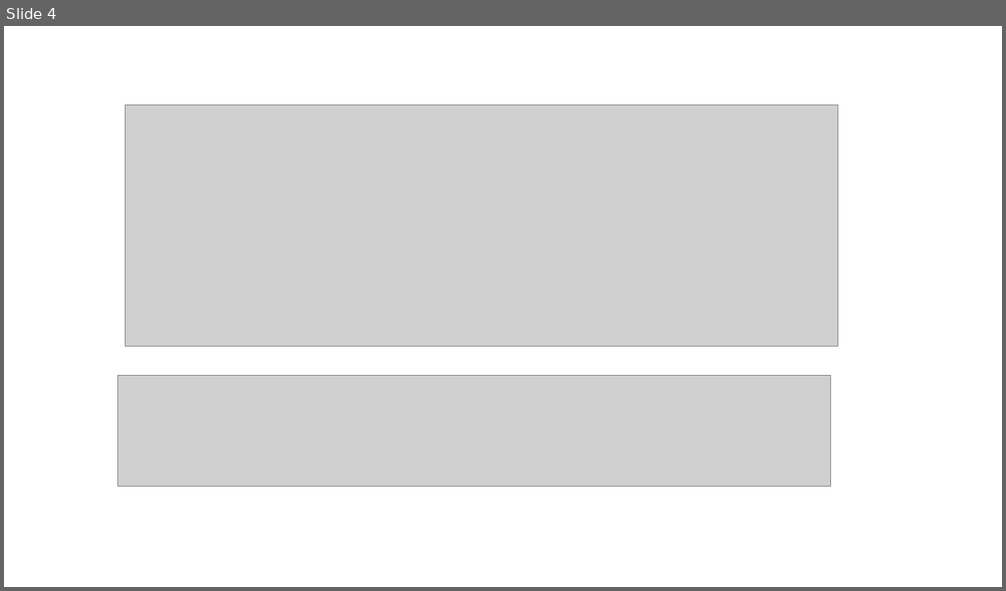
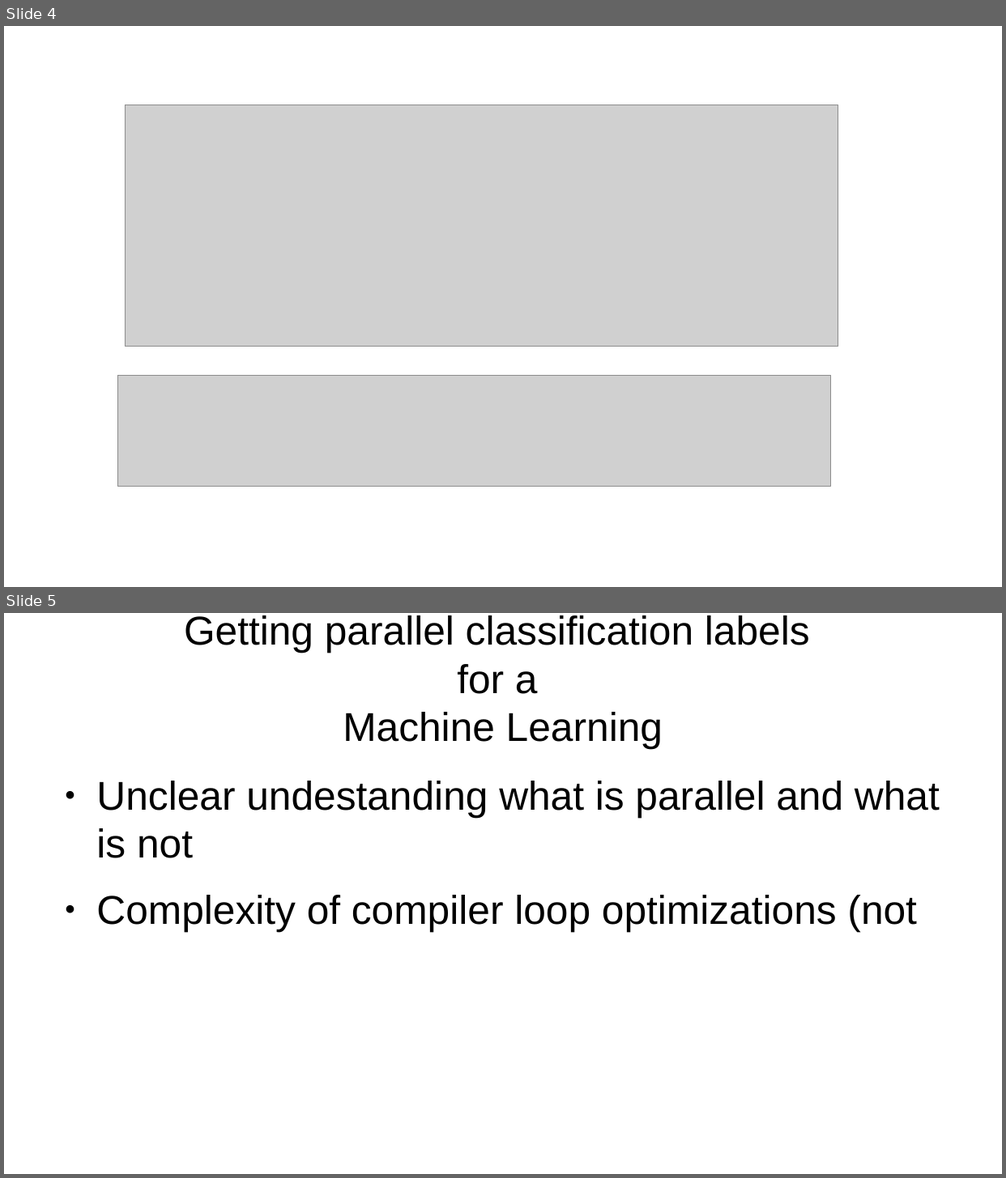
Before and after one commit to harel-coffee/PParMetrics-auto, a slide deck: PPar_lunch_talk/Learning_Loop_Parallelisability.odp. Shown one above the other, each under a label of ours: slide 4 before the commit, slides 4 and 5 after it. The pictures are 1006x591 and 1006x1178 pixels, drawn with LibreOffice and Linux fonts; fonts in the diff are those of the drawing; grey boxes stand for pictures. Boxes give left, top, right and bottom in pixels: in the first picture for what was removed or moved away, otherwise in the second. Text is boxed around its words. In the diff, an @@ line names an element or a change of style, - is before the commit and + after.

```diff
--- a/PPar_lunch_talk/Learning_Loop_Parallelisability.odp
+++ b/PPar_lunch_talk/Learning_Loop_Parallelisability.odp
@@ slide 5 added at (4,613,1002,1174), background #FFFFFF @@
@@ title added at (184,615,810,749), 32 pt, text #000000 @@
+Getting parallel classification labels
+for a
+Machine Learning
@@ text added at (96,781,940,932), 32 pt, text #000000 @@
+● Unclear undestanding what is parallel and what is not
+● Complexity of compiler loop optimizations (not
```
Also in this commit, not shown: 3 other slides added, 8 other files.
